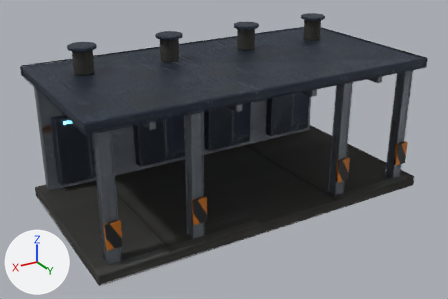
The glTF model game/assets/world/aetherfall/landmarks/service_hangar.glb: old version first, new version second.
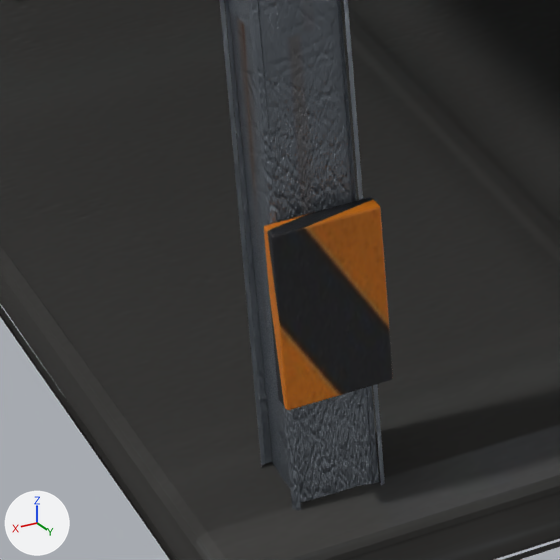
The first picture shows the older version from a 50 mm lens placed at (9.29, 15.22, 9.09), pointed at (0.31, 0.26, 1.61). The close-ups show the older and then the newer version on the part from 15% to 33% of the width and 64% to 91% of the height of that picture. Only the edits that show in the close-ups are written down. The lights are fixed; the arrows at lower left show +X, +Y and +Z. Where no turn or scale is listed for an object, it has been applied to the vertices.

Objects in the first close-up: 'HangarFoundation', 'HangarPost_4.85', 'HangarWarning_4.85'.
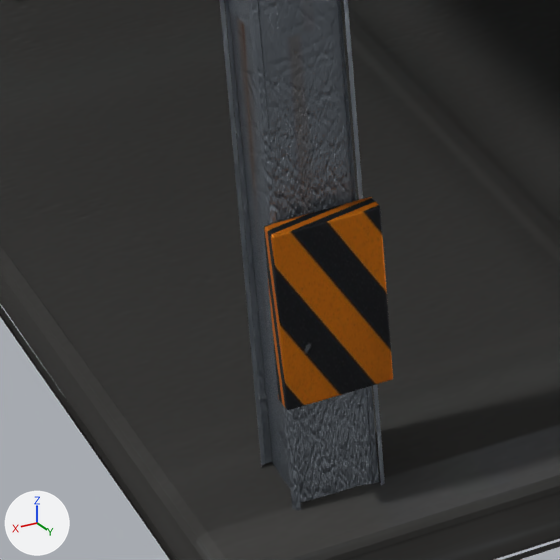
Pixel boxes (x1, y1, x2, y2) of what changed, in the close-ups (560 x 560 px):
'HangarWarning_4.85', surface changed
    both: (264, 197, 393, 410)

The change, as a diff of the scene's bpy script:
```diff
--- a/game/assets/world/aetherfall/landmarks/service_hangar.glb.py
+++ b/game/assets/world/aetherfall/landmarks/service_hangar.glb.py
@@ img_21ef9973acb3fb07617a6bfbd9fe12ccb2fdaee74f5d8ebed8fc566d77e76129_jpg @@
+img_21ef9973acb3fb07617a6bfbd9fe12ccb2fdaee74f5d8ebed8fc566d77e76129_jpg = load_image('21ef9973acb3fb07617a6bfbd9fe12ccb2fdaee74f5d8ebed8fc566d77e76129.jpg', '../textures/21ef9973acb3fb07617a6bfbd9fe12ccb2fdaee74f5d8ebed8fc566d77e76129.jpg', 512, 512, 'Non-Color')
@@ img_8d3cf07aacd3076ff506682e34f3d7d77e907830f36c6ae850678039bd8bf55d_jpg @@
+img_8d3cf07aacd3076ff506682e34f3d7d77e907830f36c6ae850678039bd8bf55d_jpg = load_image('8d3cf07aacd3076ff506682e34f3d7d77e907830f36c6ae850678039bd8bf55d.jpg', '../textures/8d3cf07aacd3076ff506682e34f3d7d77e907830f36c6ae850678039bd8bf55d.jpg', 512, 512, 'sRGB')
@@ img_5e127e5ed951a5f5deefd4ab332c9e60d0d79df310926715e2219369cdeab9e4_jpg @@
+img_5e127e5ed951a5f5deefd4ab332c9e60d0d79df310926715e2219369cdeab9e4_jpg = load_image('5e127e5ed951a5f5deefd4ab332c9e60d0d79df310926715e2219369cdeab9e4.jpg', '../textures/5e127e5ed951a5f5deefd4ab332c9e60d0d79df310926715e2219369cdeab9e4.jpg', 512, 512, 'Non-Color')
@@ mat_landmarkhazard @@
 n2 = _N.new('ShaderNodeTexImage'); n2.name = 'Image Texture'
-n2.image = img_ccbd9160818fea0faed4f97b417448172eafca656be6de5bd4f399953be9e2b5_jpg
+n2.image = img_8d3cf07aacd3076ff506682e34f3d7d77e907830f36c6ae850678039bd8bf55d_jpg
 n3 = _N.new('ShaderNodeSeparateColor'); n3.name = 'Separate Color'
 n4 = _N.new('ShaderNodeTexImage'); n4.name = 'Image Texture.001'
-n4.image = img_9a09f741ed8ae1f458da0493cbe768f4ebb4b16cf1f42bcda63eaebb1b7e82f9_jpg
+n4.image = img_21ef9973acb3fb07617a6bfbd9fe12ccb2fdaee74f5d8ebed8fc566d77e76129_jpg
 n5 = _N.new('ShaderNodeNormalMap'); n5.name = 'Normal Map'
@@ mat_landmarkhazard @@
 n6 = _N.new('ShaderNodeTexImage'); n6.name = 'Image Texture.002'
-n6.image = img_c1e9ff5d8fb5395524c2388190260bcff832e7392532811c9c5b262b5ed4a001_jpg
+n6.image = img_5e127e5ed951a5f5deefd4ab332c9e60d0d79df310926715e2219369cdeab9e4_jpg
 _L.new(n0.outputs[0], n1.inputs[0])  # 'BSDF' to 'Surface'
```
